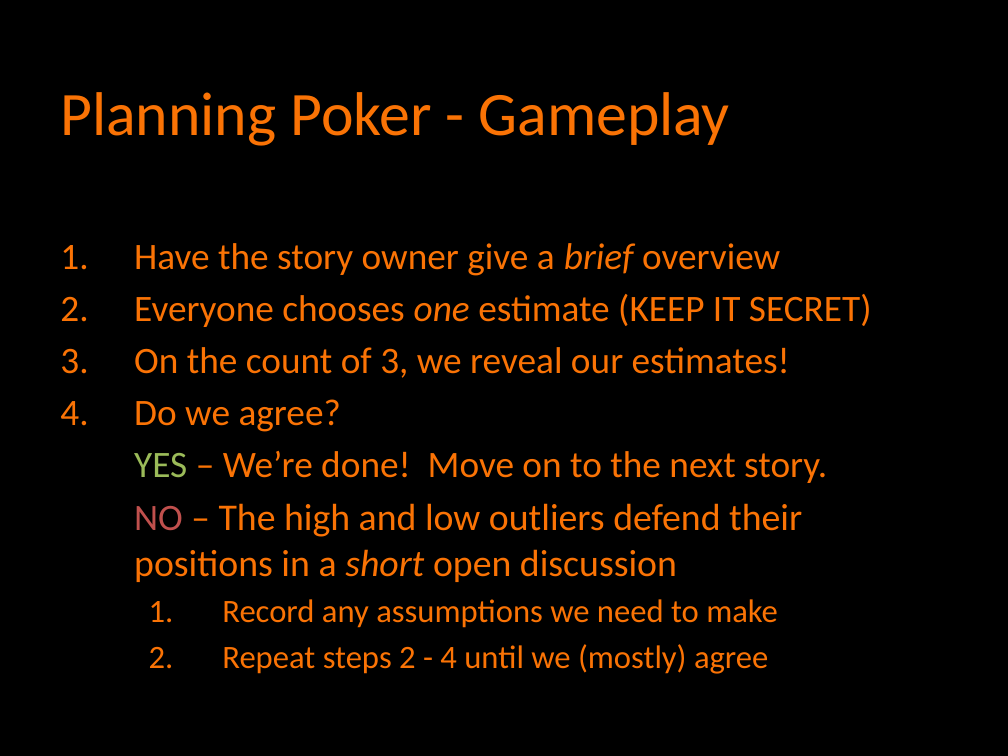
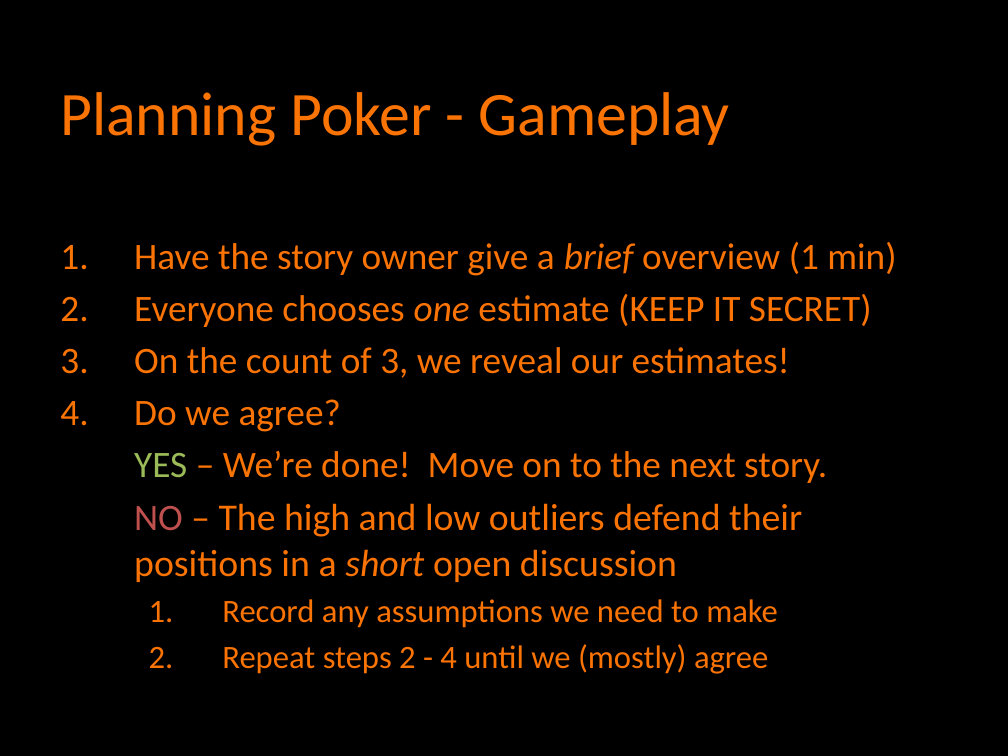
Before and after one commit to agilefire/November2010, a slide deck: slide 16 of Agile Firestarter Autumn 2010 Agile Estimation.pptx. Drawn at 1008x756 pixels with LibreOffice and Linux fonts; fonts in the diff are those of the drawing. Boxes give left, top, right and bottom in pixels: in the first picture for what was removed or moved away, otherwise in the second. Text is boxed around its words. In the diff, an @@ line names an element or a change of style, - is before the commit and + after.

```diff
--- a/Agile Firestarter Autumn 2010 Agile Estimation.pptx
+++ b/Agile Firestarter Autumn 2010 Agile Estimation.pptx
@@ text at (134,242,896,276): text changed @@
-1. Have the story owner give a brief overview
+1. Have the story owner give a brief overview (1 min)
```
Also in this commit, not shown: 7 other slides changed.
